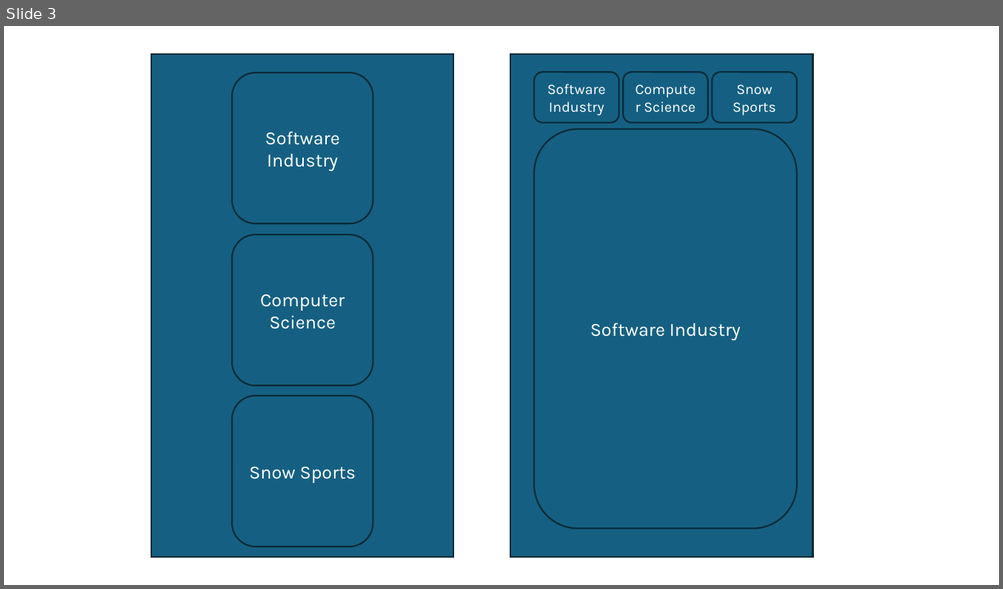
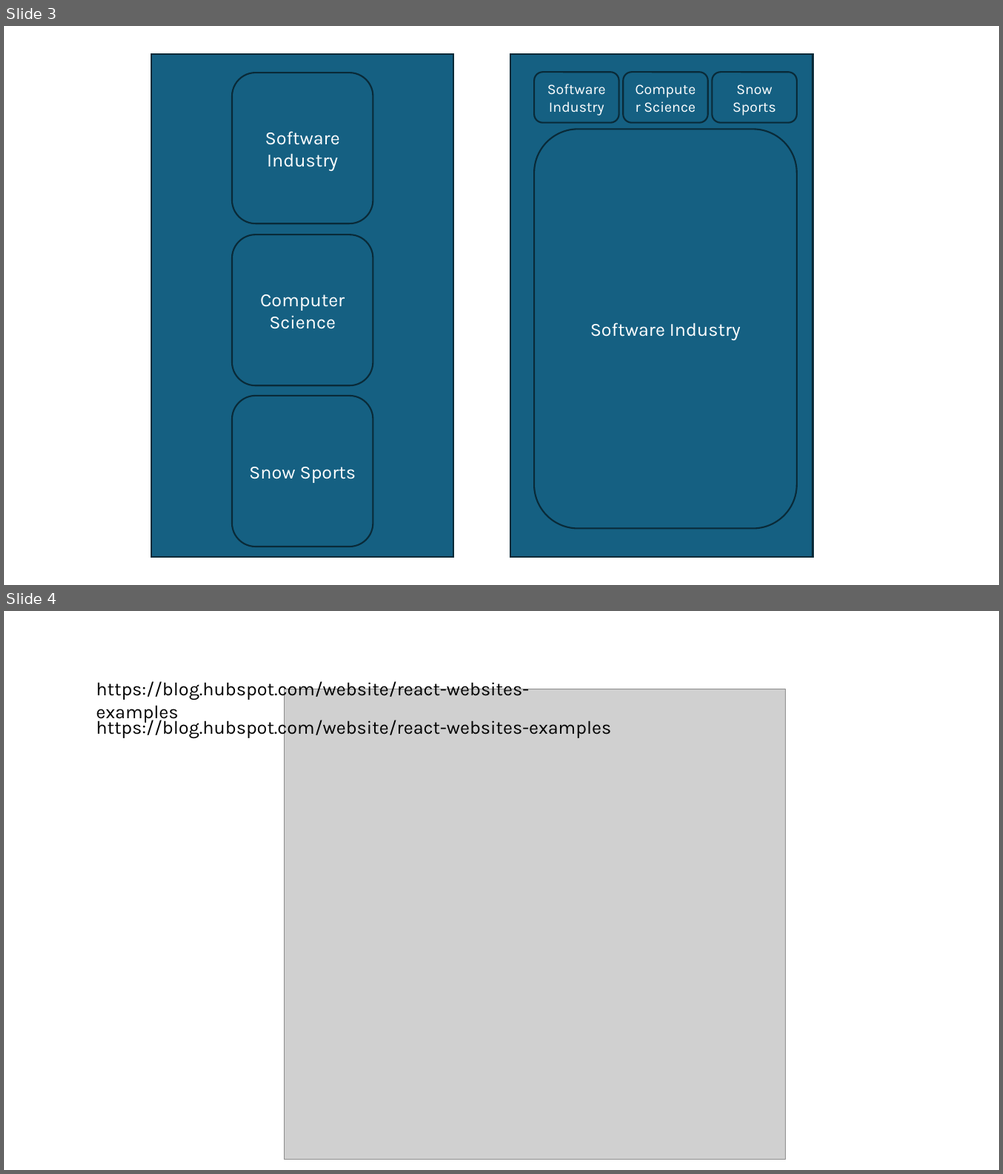
Before and after one commit to hanselong/hanselong.github.io, a slide deck: Personal Website Design Draft v1.pptx. Shown one above the other, each under a label of ours: slide 3 before the commit, slides 3 and 4 after it. The pictures are 1003x589 and 1003x1174 pixels, drawn with LibreOffice and Linux fonts; fonts in the diff are those of the drawing; grey boxes stand for pictures. Boxes give left, top, right and bottom in pixels: in the first picture for what was removed or moved away, otherwise in the second. Text is boxed around its words. In the diff, an @@ line names an element or a change of style, - is before the commit and + after.

Commit message:
react-social-media-embed but it's not great...

```diff
--- a/Personal Website Design Draft v1.pptx
+++ b/Personal Website Design Draft v1.pptx
@@ slide 4 added at (4,611,999,1170), background #FFFFFF @@
@@ text added at (96,681,529,723), 18 pt, text #000000 @@
+https://blog.hubspot.com/website/react-websites-examples
@@ picture added at (284,689,785,1160) @@
@@ text added at (96,717,611,738), 18 pt, text #000000 @@
+https://blog.hubspot.com/website/react-websites-examples
```
Also in this commit, not shown: 5 other files.
